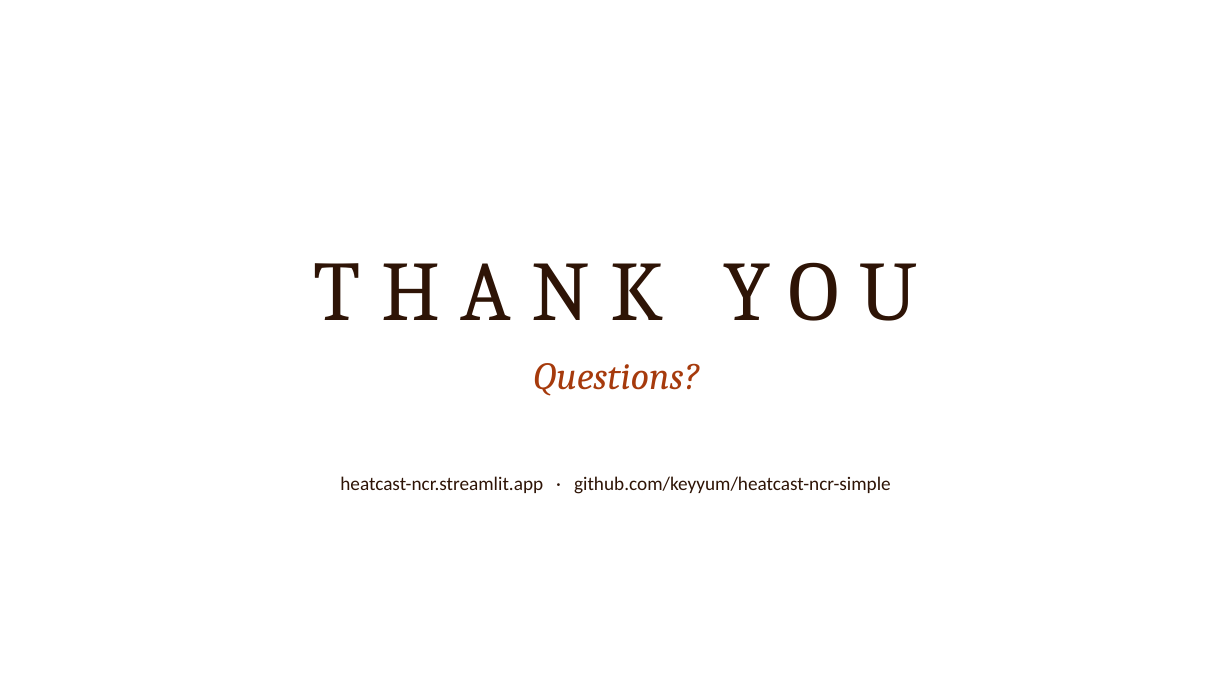
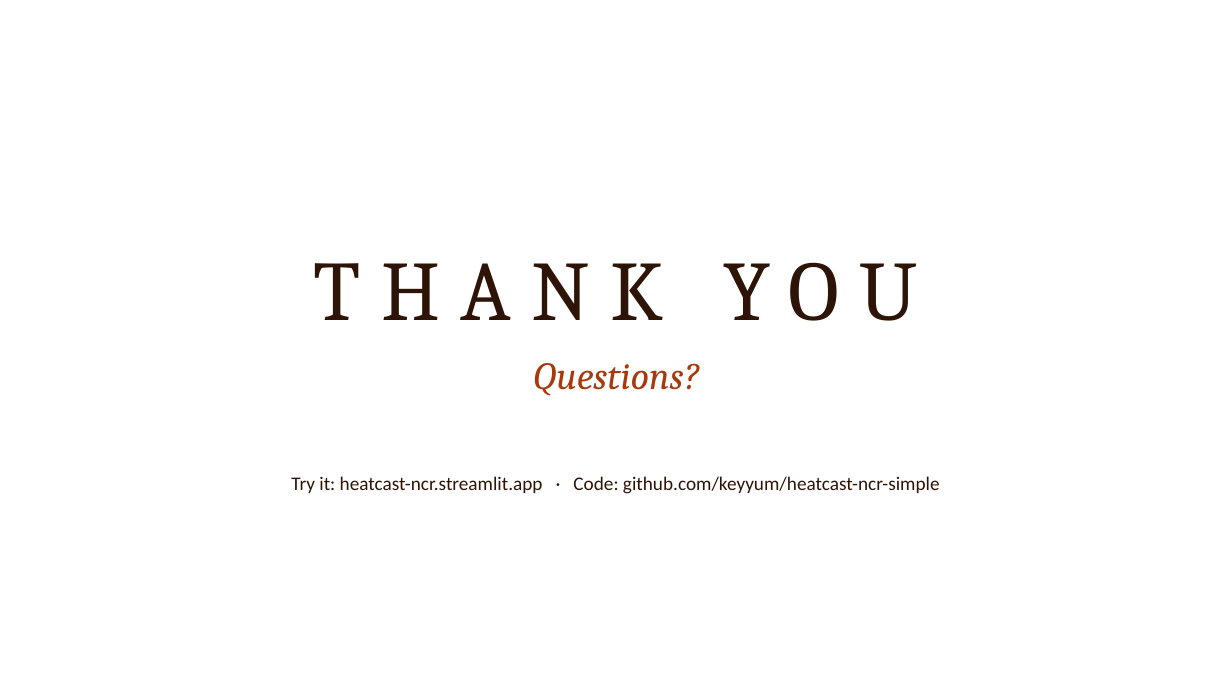
Before and after one commit to keyyum/heatcast-ncr-simple, a slide deck: slide 13 of presentation/HeatCast_NCR_Presentation.pptx (slide 9 before the commit). Drawn at 1232x693 pixels with LibreOffice and Linux fonts; fonts in the diff are those of the drawing; background and template pictures are left out. Boxes give left, top, right and bottom in pixels: in the first picture for what was removed or moved away, otherwise in the second. Text is boxed around its words. In the diff, an @@ line names an element or a change of style, - is before the commit and + after.

```diff
--- a/presentation/HeatCast_NCR_Presentation.pptx
+++ b/presentation/HeatCast_NCR_Presentation.pptx
@@ text at bbox=[291, 476, 940, 494]: text changed @@
-heatcast-ncr.streamlit.app · github.com/keyyum/heatcast-ncr-simple
+Try it: heatcast-ncr.streamlit.app · Code: github.com/keyyum/heatcast-ncr-simple
```
Also in this commit, not shown: 6 other slides changed, 7 slides added, 2 slides removed, 5 other files.
